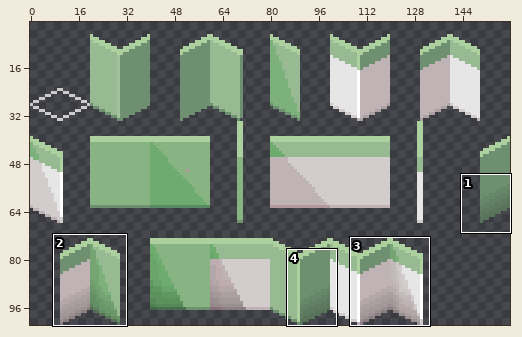
Two versions of one sprite sheet, tileset/wall.png. The first picture is a wide view before the edit; the outline marks the close-up.
Close-up. Before the commit:
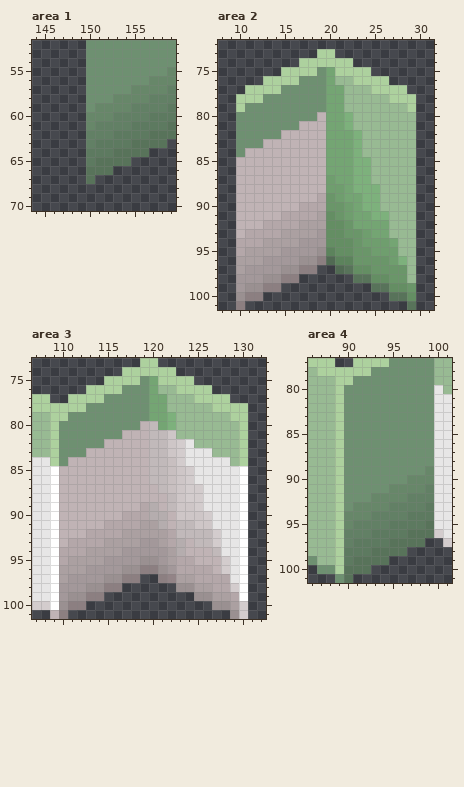
The file is 160x102 pixels. Colours within 5 levels of each other are drawn and written as one. Shown: area 1: x 144..159, y 52..70; area 2: x 8..31, y 72..101; area 3: x 107..132, y 73..101; area 4: x 86..101, y 77..101. The wide view leaves out empty margins. The commit also changed other parts of the picture, which this record leaves out.
Now the later version:
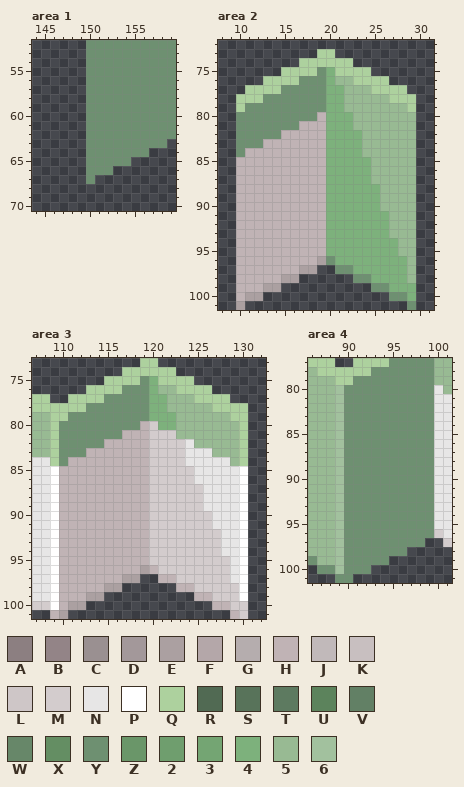
Palette (. is transparent): A #8c7f81  B #938487  C #9a9091  D #a3989a  E #aba0a1  F #b4a7a9  G #b5adae  H #c0b3b5  J #c1b9ba  K #c8bfc0  L #cec6c7  M #d3cccd  N #e7e6e6  P #ffffff  Q #add19e  R #516a53  S #58735a  T #5d7a60  U #5c835c  V #628065  W #678769  X #648e63  Y #6e9071  Z #6a9669  2 #6f9e6e  3 #74a573  4 #7db17c  5 #98ba93  6 #a2c19e
What changed:
--- area 1
@@ x 144..159 @@
 54 ......YYYYYYYYYY
-55 ......YYYYYYYYYW
-56 ......YYYYYYYWWW
-57 ......YYYYYWWWWV
-58 ......YYYWWWWVVV
-59 ......YWWWWVVVVT
-60 ......WWWVVVVTTT
-61 ......WVVVVTTTTS
-62 ......VVVTTTTSSS
-63 ......VTTTTSSSS.
-64 ......TTTSSSS...
-65 ......TSSSS.....
-66 ......SSS.......
-67 ......S.........
+55 ......YYYYYYYYYY
+56 ......YYYYYYYYYY
+57 ......YYYYYYYYYY
+58 ......YYYYYYYYYY
+59 ......YYYYYYYYYY
+60 ......YYYYYYYYYY
+61 ......YYYYYYYYYY
+62 ......YYYYYYYYYY
+63 ......YYYYYYYYY.
+64 ......YYYYYYY...
+65 ......YYYYY.....
+66 ......YYY.......
+67 ......Y.........
 68 ................
--- area 2
@@ x 8..31 @@
  74 .........QQQQQQ.........
- 75 .......QQQQY3QQQQ.......
- 76 .....QQQQYYY355QQQQ.....
- 77 ...QQQQYYYYY33555QQQQ...
- 78 ..QQQYYYYYYY3355555QQQ..
- 79 ..QYYYYYYYYY335555555Q..
- 80 ..YYYYYYYYYH3345555555..
- 81 ..YYYYYYYHHH3345555555..
- 82 ..YYYYYHHHHH3334555555..
- 83 ..YYYHHHHHHH3334555555..
- 84 ..YHHHHHHHHH3334555555..
- 85 ..HHHHHHHHHH3334455555..
- 86 ..HHHHHHHHHH3334455555..
- 87 ..HHHHHHHHHH2334455555..
- 88 ..HHHHHHHHHH2234445555..
- 89 ..HHHHHHHHHFZ233445555..
- 90 ..HHHHHHHFFFZZ23445555..
- 91 ..HHHHHFFFFEXZ23344555..
- 92 ..HHHFFFFEEEXXZ3333555..
- 93 ..HFFFFEEEEDXXZZ233555..
- 94 ..FFFEEEEDDDXXXZ222355..
- 95 ..FEEEEDDDDCUXXZZ22255..
- 96 ..EEEDDDDCCARUUZZZZ245..
- 97 ..EDDDDCCAA..RSXXZZZZ5..
- 98 ..DDDCCAA......SSXXZZ5..
- 99 ..DCCAA..........SSXXZ..
-100 ..CAA..............SSX..
-101 ..A..................S..
+ 75 .......QQQQY4QQQQ.......
+ 76 .....QQQQYYY455QQQQ.....
+ 77 ...QQQQYYYYY44555QQQQ...
+ 78 ..QQQYYYYYYY4455555QQQ..
+ 79 ..QYYYYYYYYY445555555Q..
+ 80 ..YYYYYYYYYH4445555555..
+ 81 ..YYYYYYYHHH4445555555..
+ 82 ..YYYYYHHHHH4444555555..
+ 83 ..YYYHHHHHHH4444555555..
+ 84 ..YHHHHHHHHH4444555555..
+ 85 ..HHHHHHHHHH4444455555..
+ 86 ..HHHHHHHHHH4444455555..
+ 87 ..HHHHHHHHHH4444455555..
+ 88 ..HHHHHHHHHH4444445555..
+ 89 ..HHHHHHHHHH4444445555..
+ 90 ..HHHHHHHHHH4444445555..
+ 91 ..HHHHHHHHHH4444444555..
+ 92 ..HHHHHHHHHH4444444555..
+ 93 ..HHHHHHHHHH4444444555..
+ 94 ..HHHHHHHHHH4444444455..
+ 95 ..HHHHHHHHHH4444444455..
+ 96 ..HHHHHHHHHEY444444445..
+ 97 ..HHHHHHHEE..YY4444445..
+ 98 ..HHHHHEE......YY44445..
+ 99 ..HHHEE..........YY444..
+100 ..HEE..............YY4..
+101 ..E..................Y..
--- area 3
@@ x 107..132 @@
  74 ..........QQQQQQ..........
- 75 ........QQQQY3QQQQ........
- 76 ......QQQQYYY355QQQQ......
- 77 QQ..QQQQYYYYY33555QQQQ....
- 78 QQQQQQYYYYYYY3355555QQQQ..
- 79 55QQYYYYYYYYY334555555QQ..
- 80 55QYYYYYYYYYHJ345555555Q..
- 81 55QYYYYYYYHHHJJL5555555Q..
- 82 55QYYYYYHHHHHJJLMN55555Q..
- 83 55QYYYHHHHHHHJJLMNNN555Q..
- 84 NNQYHHHHHHHHHJJKMNNNNN5Q..
- 85 NNPHHHHHHHHHHJJKLMNNNNNP..
- 86 NNPHHHHHHHHHHJJKLMNNNNNP..
- 87 NNPHHHHHHHHHHHJKLMMNNNNP..
- 88 NNPHHHHHHHHHHHHJLMMNNNNP..
- 89 NNPHHHHHHHHHFGHJLLMNNNNP..
- 90 NNPHHHHHHHFFFGGHLLLMNNNP..
- 91 NNPHHHHHFFFFEEGHJJLLNNNP..
- 92 NNPHHHFFFFEEEEEFJJJJMNNP..
- 93 NNPHFFFFEEEEDDEFGHJJMNNP..
- 94 NNPFFFEEEEDDDDDEGHHHJNNP..
- 95 NNPFEEEEDDDDCCDEFFHHHMNP..
- 96 NNPEEEDDDDCCAACDFFFFHMNP..
- 97 NNPEDDDDCCAA..ABEEFFFFNP..
- 98 NNPDDDCCAA......CCEEFFMP..
- 99 NNPDCCAA..........CCEEFP..
-100 MMPCAA..............CCEM..
-101 ..HA..................CM..
+ 75 ........QQQQY4QQQQ........
+ 76 ......QQQQYYY455QQQQ......
+ 77 QQ..QQQQYYYYY44555QQQQ....
+ 78 QQQQQQYYYYYYY4455555QQQQ..
+ 79 55QQYYYYYYYYY444555555QQ..
+ 80 55QYYYYYYYYYHM445555555Q..
+ 81 55QYYYYYYYHHHMMM5555555Q..
+ 82 55QYYYYYHHHHHMMMMN55555Q..
+ 83 55QYYYHHHHHHHMMMMNNN555Q..
+ 84 NNQYHHHHHHHHHMMMMNNNNN5Q..
+ 85 NNPHHHHHHHHHHMMMMMNNNNNP..
+ 86 NNPHHHHHHHHHHMMMMMNNNNNP..
+ 87 NNPHHHHHHHHHHMMMMMMNNNNP..
+ 88 NNPHHHHHHHHHHMMMMMMNNNNP..
+ 89 NNPHHHHHHHHHHMMMMMMNNNNP..
+ 90 NNPHHHHHHHHHHMMMMMMMNNNP..
+ 91 NNPHHHHHHHHHHMMMMMMMNNNP..
+ 92 NNPHHHHHHHHHHMMMMMMMMNNP..
+ 93 NNPHHHHHHHHHHMMMMMMMMNNP..
+ 94 NNPHHHHHHHHHHMMMMMMMMNNP..
+ 95 NNPHHHHHHHHHHMMMMMMMMMNP..
+ 96 NNPHHHHHHHHHEHMMMMMMMMNP..
+ 97 NNPHHHHHHHEE..HHMMMMMMNP..
+ 98 NNPHHHHHEE......HHMMMMMP..
+ 99 NNPHHHEE..........HHMMMP..
+100 MMPHEE..............HHMM..
+101 ..HE..................HM..
--- area 4
@@ x 86..101 @@
  79 555QQYYYYYYYYY55
- 80 555QYYYYYYYYYYN5
- 81 555QYYYYYYYYYYNN
- 82 555QYYYYYYYYYYNN
- 83 555QYYYYYYYYYYNN
- 84 555QYYYYYYYYYYNN
- 85 555QYYYYYYYYYYNN
- 86 555QYYYYYYYYYYNN
- 87 555QYYYYYYYYYYNN
- 88 555QYYYYYYYYYYNN
- 89 555QYYYYYYYYYWNN
- 90 555QYYYYYYYWWWNN
- 91 555QYYYYYWWWWVNN
- 92 555QYYYWWWWVVVNN
- 93 555QYWWWWVVVVTNN
- 94 555QWWWVVVVTTTNN
- 95 555QWVVVVTTTTSNN
- 96 555QVVVTTTTSSSMN
- 97 555QVTTTTSSSS..M
- 98 555QTTTSSSS.....
- 99 Y55QTSSSS.......
-100 .YYQSSS.........
-101 ...YS...........
+ 80 5556YYYYYYYYYYN5
+ 81 5556YYYYYYYYYYNN
+ 82 5556YYYYYYYYYYNN
+ 83 5556YYYYYYYYYYNN
+ 84 5556YYYYYYYYYYNN
+ 85 5556YYYYYYYYYYNN
+ 86 5556YYYYYYYYYYNN
+ 87 5556YYYYYYYYYYNN
+ 88 5556YYYYYYYYYYNN
+ 89 5556YYYYYYYYYYNN
+ 90 5556YYYYYYYYYYNN
+ 91 5556YYYYYYYYYYNN
+ 92 5556YYYYYYYYYYNN
+ 93 5556YYYYYYYYYYNN
+ 94 5556YYYYYYYYYYNN
+ 95 5556YYYYYYYYYYNN
+ 96 5556YYYYYYYYYYMN
+ 97 5556YYYYYYYYY..M
+ 98 5556YYYYYYY.....
+ 99 Y556YYYYY.......
+100 .YY6YYY.........
+101 ...YY...........
Pixel boxes of the changes (left, top, right, bottom) in both close-ups:
changed: (86, 67, 176, 184)
changed: (236, 67, 416, 310)
changed: (59, 376, 239, 619)
changed: (335, 385, 434, 583)
